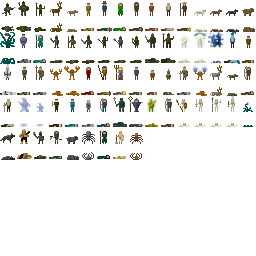
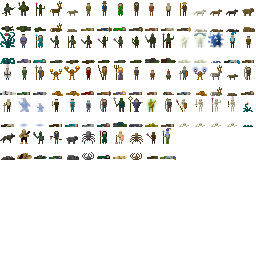
Layer changes from the first 256×256 image to the second:
painted on "Background" over [146, 128, 176, 160]
